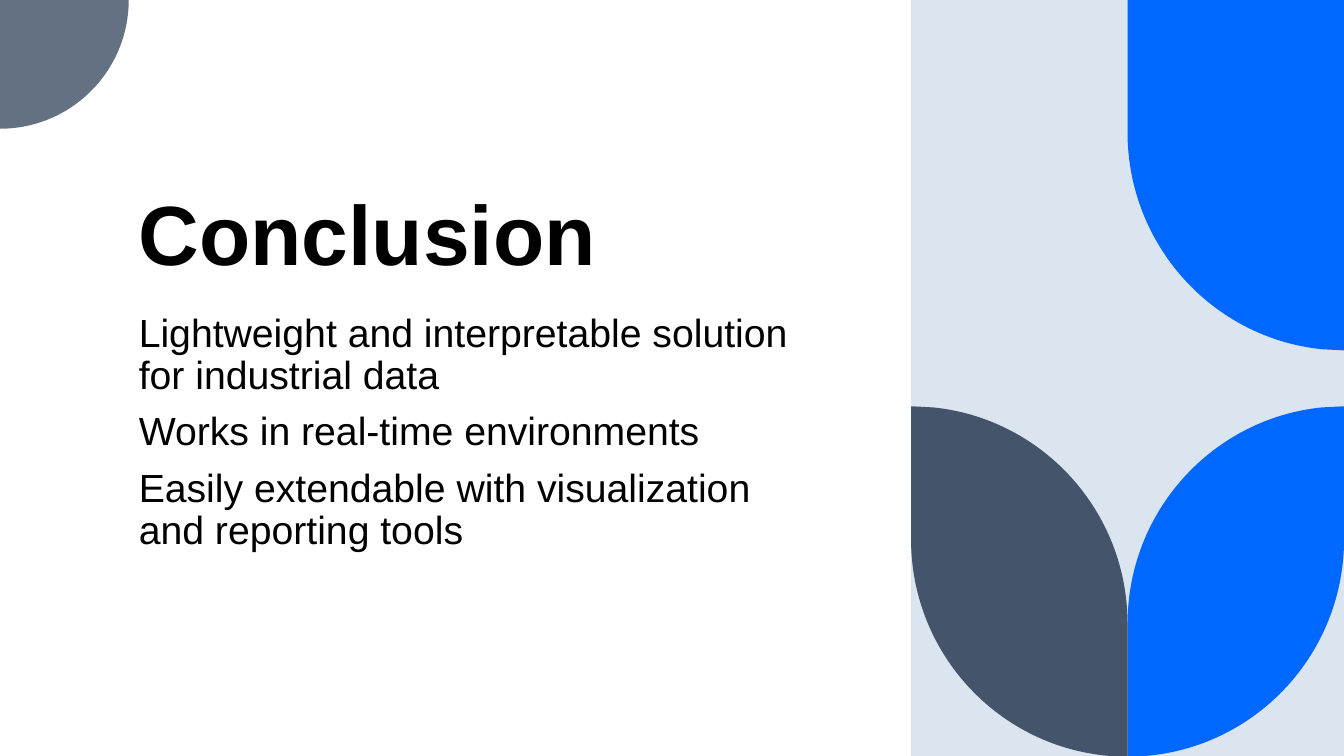
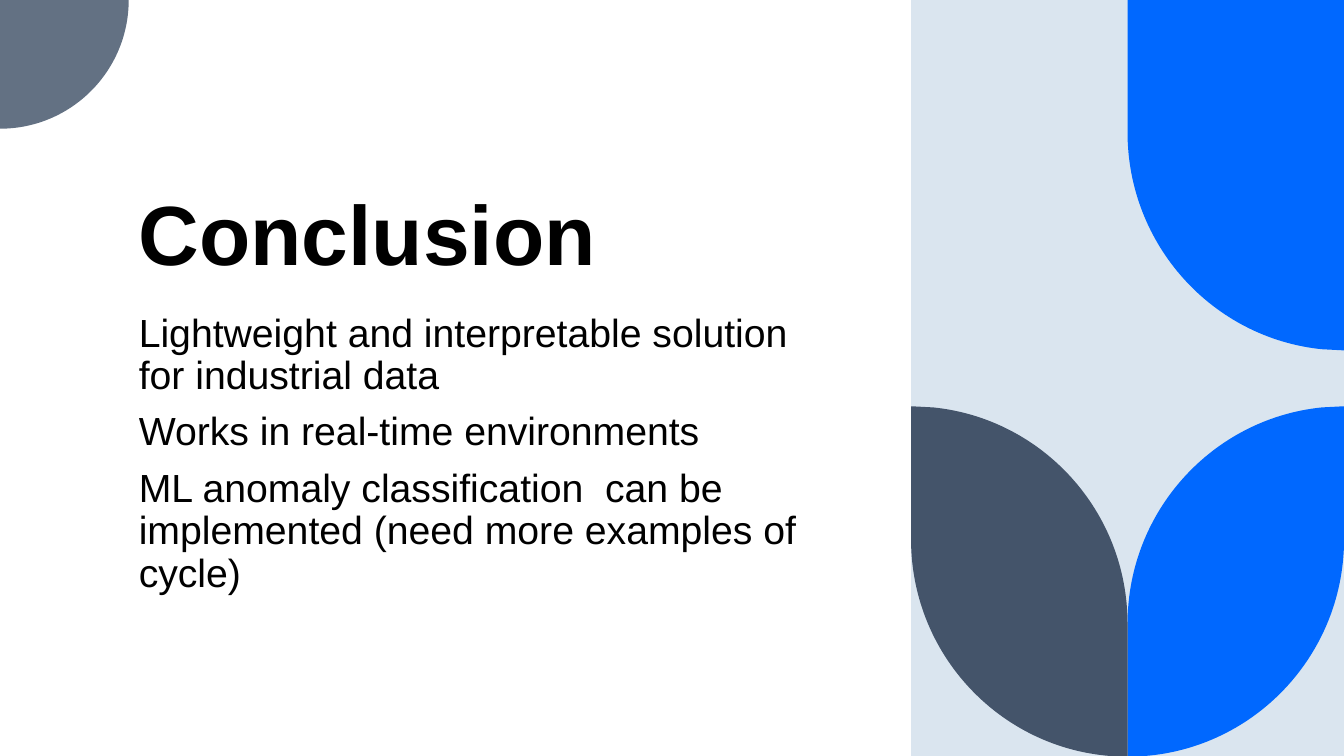
Before and after one commit to dylan463/machine_analyzer, a slide deck: slide 11 of A Lightweight Python Package for Industrial Time Series.pptx (slide 8 before the commit). Drawn at 1344x756 pixels with LibreOffice and Linux fonts; fonts in the diff are those of the drawing. Boxes give left, top, right and bottom in pixels: in the first picture for what was removed or moved away, otherwise in the second. Text is boxed around its words. In the diff, an @@ line names an element or a change of style, - is before the commit and + after.

```diff
--- a/A Lightweight Python Package for Industrial Time Series.pptx
+++ b/A Lightweight Python Package for Industrial Time Series.pptx
@@ subtitle at [139,473,796,595]: text changed @@
-Easily extendable with visualization and reporting tools
+ML anomaly classification can be implemented (need more examples of cycle)
```
Also in this commit, not shown: 5 other slides changed, 3 slides added, 4 other files.
